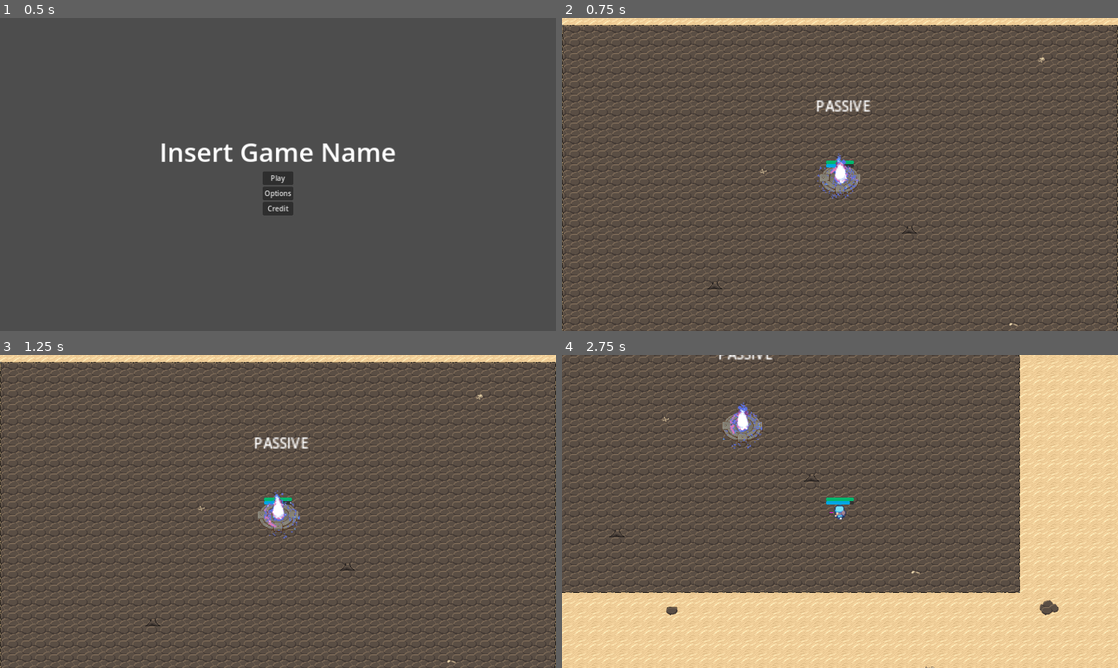
Above: before the commit, frames 1-4 (two rows, left to right).
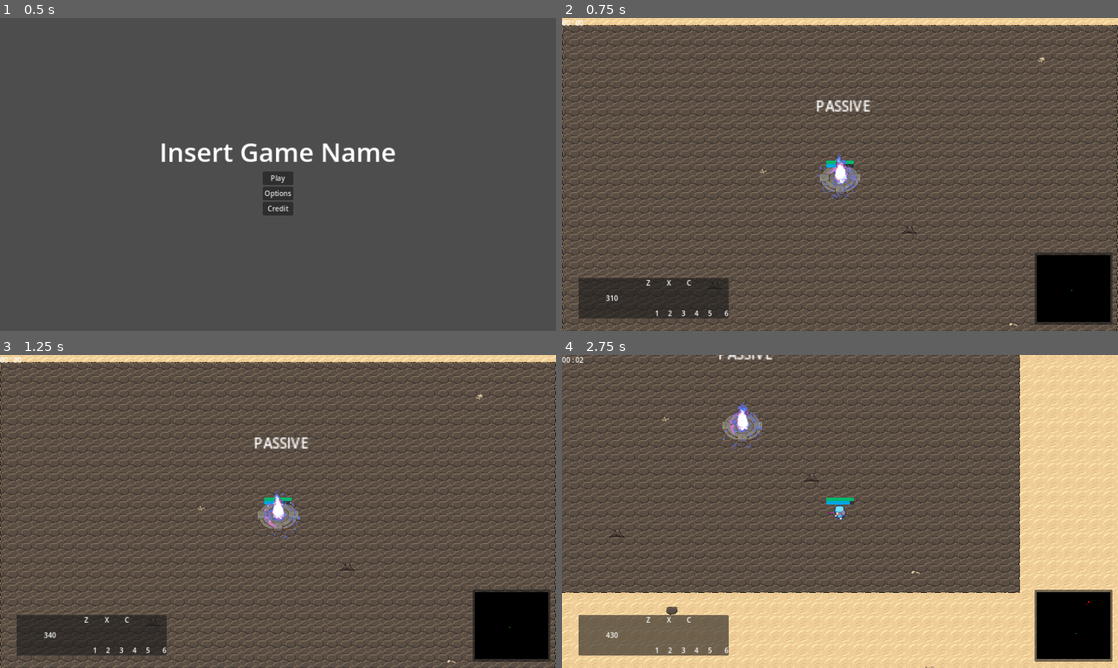
Above: after the commit, the same moments.

Repository: GDTV-Game-Jam-2024/GDTV
Game: Godot game, scene res://Scenes/main_menu.tscn
The game is run twice, just before and just after one commit, with the same random seed, the same clock (stepped at 60 frames per second) and the same inputs. The engine's default icon, where the game draws it, is replaced by a stand-in: a white triangle on a blue panel in a dark square.
Inputs (mouse positions are in pixels of both pictures, inside the frame that each line leads up to):
- Up to frame 1 (0.5 s): no input
- Up to frame 2 (0.75 s): click "Play" at 0.5 s
- Up to frame 3 (1.25 s): no input
- Up to frame 4 (2.75 s): move the mouse to (962, 495) at 1.27 s; hold Right (ui_right) 1.28-2.03 s; hold Mouse wheel down (scrollDOWN) 1.28-2.03 s; move the mouse to (728, 527) at 2.02 s; hold Down (ui_down) from 2.03 s (still down); tap Mouse wheel up (scrollUP) at 2.1 s

Frame 1 is identical in both runs. In frame 2, 6.4% of the frame differs, in the area x 0-99%, y 0-98%; in frame 3, 6.4%; in frame 4, 6.8%.

Commit message:
UI part 2
Connected with main. Need to create died signal.

Diff:
--- a/Scenes/game.gd
+++ b/Scenes/game.gd
@@ -9,6 +9,7 @@
 @onready var projectileManager : Node2D = $ProjectileManager
 @onready var creatureManager : Node2D = $CreatureManager
 @onready var player : CharacterBody2D = $player
+@onready var ui : UI = $UI as UI
 
 var spawner : PackedScene = load("res://Scenes/spawn_portal.tscn")
 var currentMana : int = 0
@@ -20,7 +21,8 @@
 	player.connect("projectile_shot", _on_projectile_shot)
 	player.connect("mana_changed", _on_mana_changed)
 	player.connect("no_mana", _on_no_mana)
-
+	ui.set_minimap_dimension(24, 13.5)
+	ui.add_unit_to_minimap(player, UI.ENTITIES.PLAYER)
 
 # Called every frame. 'delta' is the elapsed time since the previous frame.
 func _process(delta : float) -> void:
@@ -56,6 +58,7 @@
 
 func _on_enemy_created(enemy : NPC) -> void:
 	creatureManager.add_child(enemy)
+	ui.add_unit_to_minimap(enemy, ui.ENTITIES.ENEMY)
 	enemy.connect("projectile_shot", _on_npc_projectile_shot)
 
 
@@ -70,7 +73,8 @@
 
 
 func _on_mana_changed(newMana : int) -> void:
-	currentMana = newMana # Change mana in ui
+	currentMana = newMana
+	ui.set_mana(currentMana) # Change mana in ui
 
 
 func _on_no_mana() -> void:
--- a/Scenes/game.tscn
+++ b/Scenes/game.tscn
@@ -1,10 +1,11 @@
-[gd_scene load_steps=9 format=3 uid="uid://dlrbxtqn0y3jm"]
+[gd_scene load_steps=10 format=3 uid="uid://dlrbxtqn0y3jm"]
 
 [ext_resource type="Script" path="res://Scenes/game.gd" id="1_3w7sm"]
 [ext_resource type="PackedScene" uid="uid://cek5sqgdxjiga" path="res://Scenes/player.tscn" id="2_ul243"]
 [ext_resource type="Texture2D" uid="uid://c53h581wb5u0x" path="res://Sprites/Desert Tileset.png" id="3_apitf"]
 [ext_resource type="Texture2D" uid="uid://cnjwyp12528eu" path="res://Sprites/Pedestal.png" id="4_rsdlk"]
 [ext_resource type="PackedScene" uid="uid://c432a3tfgao7l" path="res://Scenes/Entities/FriendlyPortal.tscn" id="5_2u6hb"]
+[ext_resource type="PackedScene" uid="uid://hkikhat7wd5l" path="res://Scenes/UI.tscn" id="6_4jpyb"]
 
 [sub_resource type="TileSetAtlasSource" id="TileSetAtlasSource_6ff2i"]
 texture = ExtResource("3_apitf")
@@ -388,3 +389,5 @@
 
 [node name="NPC" parent="." instance=ExtResource("5_2u6hb")]
 position = Vector2(1920, 1082)
+
+[node name="UI" parent="." instance=ExtResource("6_4jpyb")]
